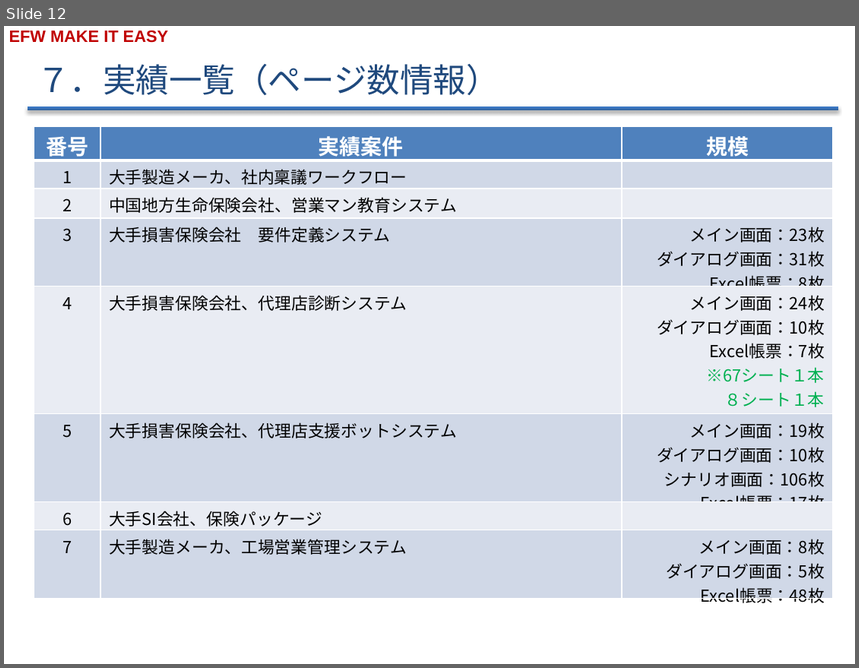
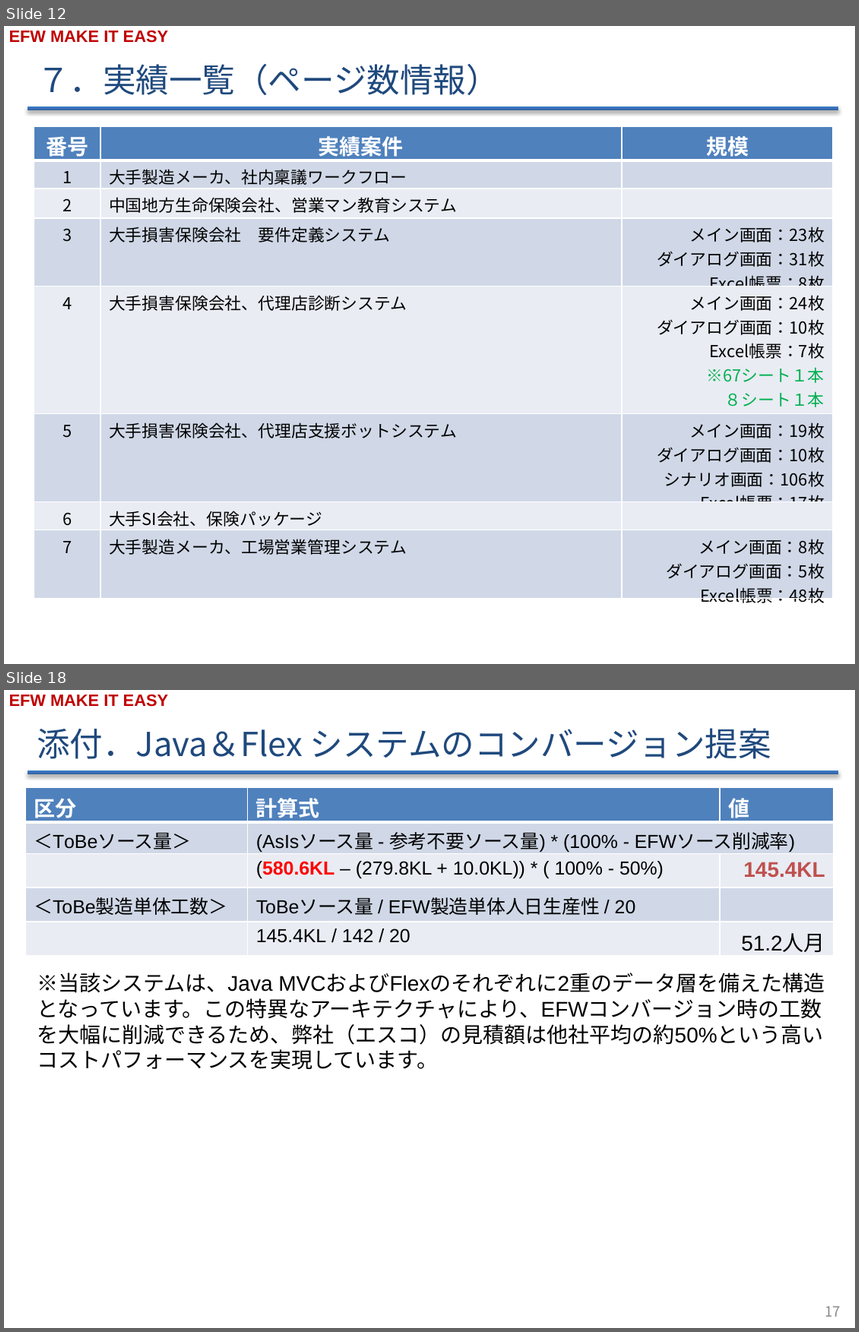
Before and after one commit to efwGrp/efw4_online_ppt, a slide deck: EFW紹介v2.2.pptx. Shown one above the other, each under a label of ours: slide 12 before the commit, slides 12 and 18 after it; the slides between them are not shown. The pictures are 859x668 and 859x1332 pixels, drawn with LibreOffice and Linux fonts; fonts in the diff are those of the drawing; background and template pictures are left out. Boxes give left, top, right and bottom in pixels: in the first picture for what was removed or moved away, otherwise in the second. Text is boxed around its words. In the diff, an @@ line names an element or a change of style, - is before the commit and + after.

```diff
--- a/EFW紹介v2.2.pptx
+++ b/EFW紹介v2.2.pptx
@@ slide 18 added at (x1=4, y1=690, x2=855, y2=1328), background #FFFFFF; not listed: 2 template elements that a slide beside it also shows @@
@@ title added at (x1=37, y1=728, x2=772, y2=759), 28 pt, text #1F497D @@
+添付．Java＆Flex システムのコンバージョン提案
@@ table added at (x1=25, y1=788, x2=834, y2=955), 5 rows, 3 columns @@
+区分 | 計算式 | 値
+＜ToBeソース量＞ | (AsIsソース量 - 参考不要ソース量) * (100% - EFWソース削減率) | 
+ | (580.6KL – (279.8KL + 10.0KL)) * ( 100% - 50%) | 145.4KL
+＜ToBe製造単体工数＞ | ToBeソース量 / EFW製造単体人日生産性 / 20 | 
+ | 145.4KL / 142 / 20 | 51.2人月
@@ text added at (x1=37, y1=973, x2=823, y2=1070), 18 pt, text #000000 @@
+※当該システムは、Java MVCおよびFlexのそれぞれに2重のデータ層を備えた構造となっています。この特異なアーキテクチャにより、EFWコンバージョン時の工数を大幅に削減できるため、弊社（エスコ）の見積額は他社平均の約50%という高いコストパフォーマンスを実現しています。
@@ page number added at (x1=826, y1=1306, x2=842, y2=1317), 12 pt, text #898989 @@
+17
```
Also in this commit, not shown: 7 slides changed, 1 other slide added.
